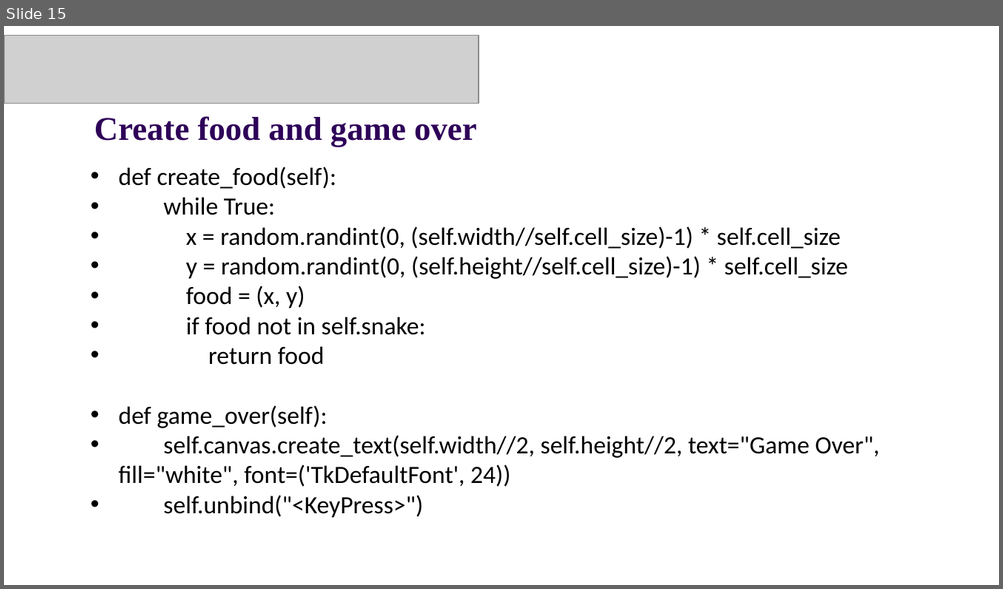
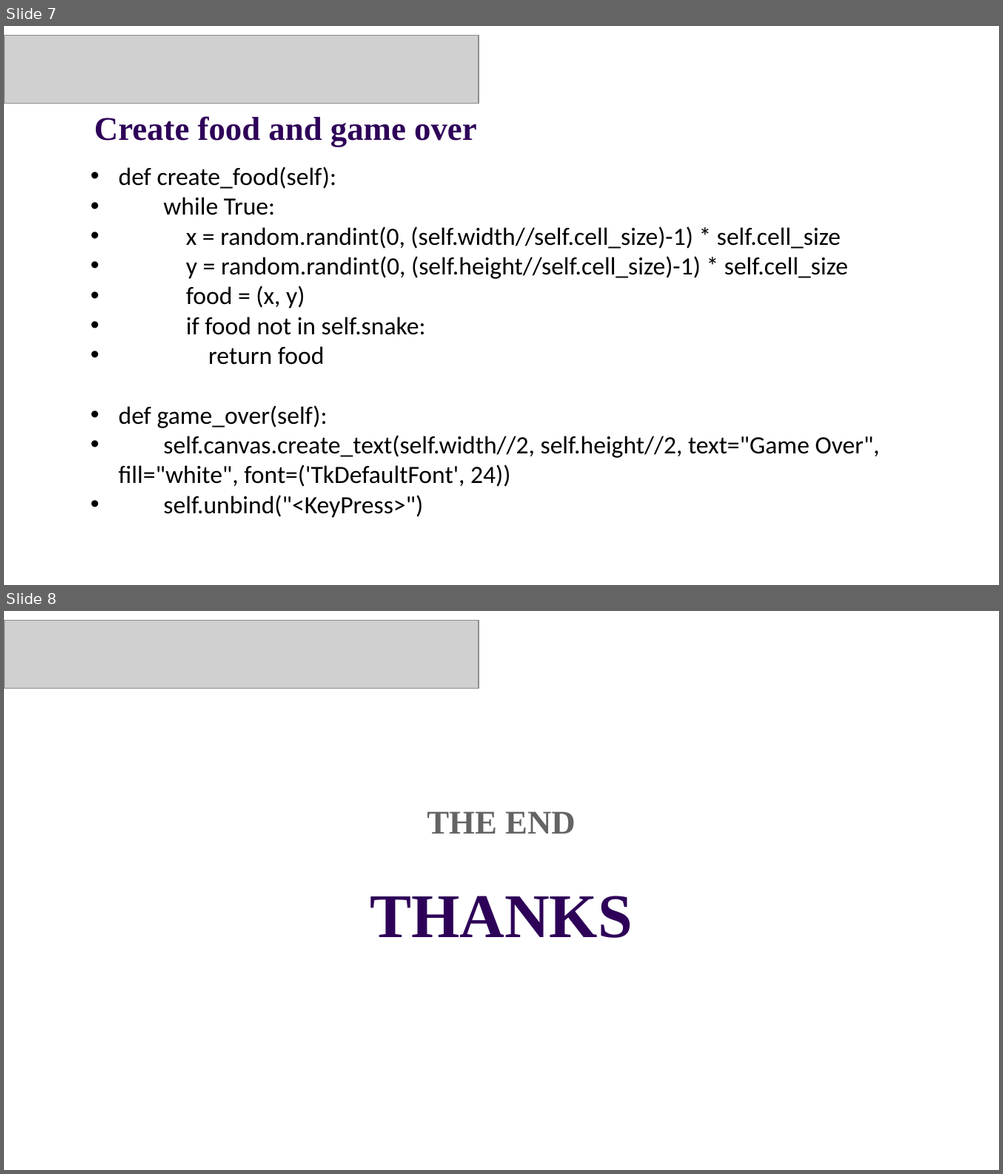
Before and after one commit to Guiliang/courses, a slide deck: cuhk-csc-1004/slides/CSC1004 Tutorial 10.pptx. Shown one above the other, each under a label of ours: slide 15 before the commit, slides 7 and 8 after it. The pictures are 1003x589 and 1003x1174 pixels, drawn with LibreOffice and Linux fonts; fonts in the diff are those of the drawing; grey boxes stand for pictures; background and template pictures are left out. Boxes give left, top, right and bottom in pixels: in the first picture for what was removed or moved away, otherwise in the second. Text is boxed around its words. In the diff, an @@ line names an element or a change of style, - is before the commit and + after.

```diff
--- a/cuhk-csc-1004/slides/CSC1004 Tutorial 10.pptx
+++ b/cuhk-csc-1004/slides/CSC1004 Tutorial 10.pptx
@@ slide 8 added at box(4, 611, 999, 1170), background picture (left out) @@
@@ picture added at box(4, 620, 478, 688) @@
@@ text added at box(427, 812, 575, 834), 32 pt, text #646464, bold @@
+THE END
@@ text added at box(370, 896, 632, 938), 60 pt, text #2E0158, bold @@
+THANKS
@@ what was slide 15 is now slide 7 @@
```
Also in this commit, not shown: 1 slide changed, 1 other slide added, 9 slides removed, 1 other file.
